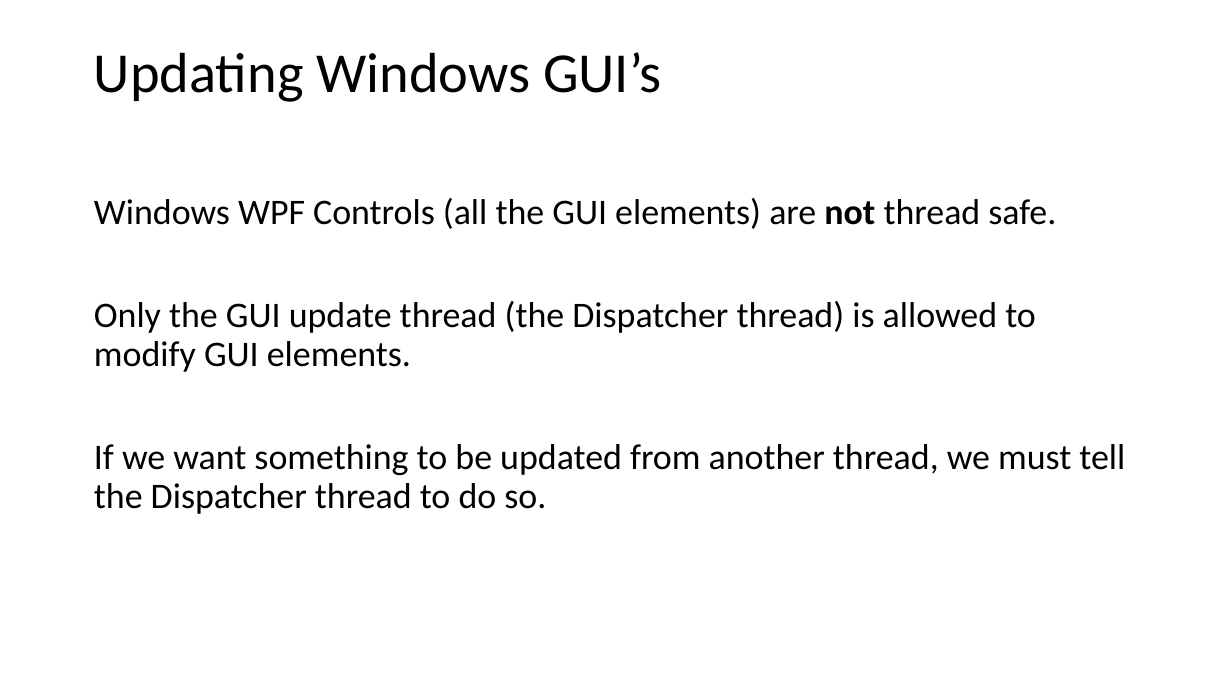
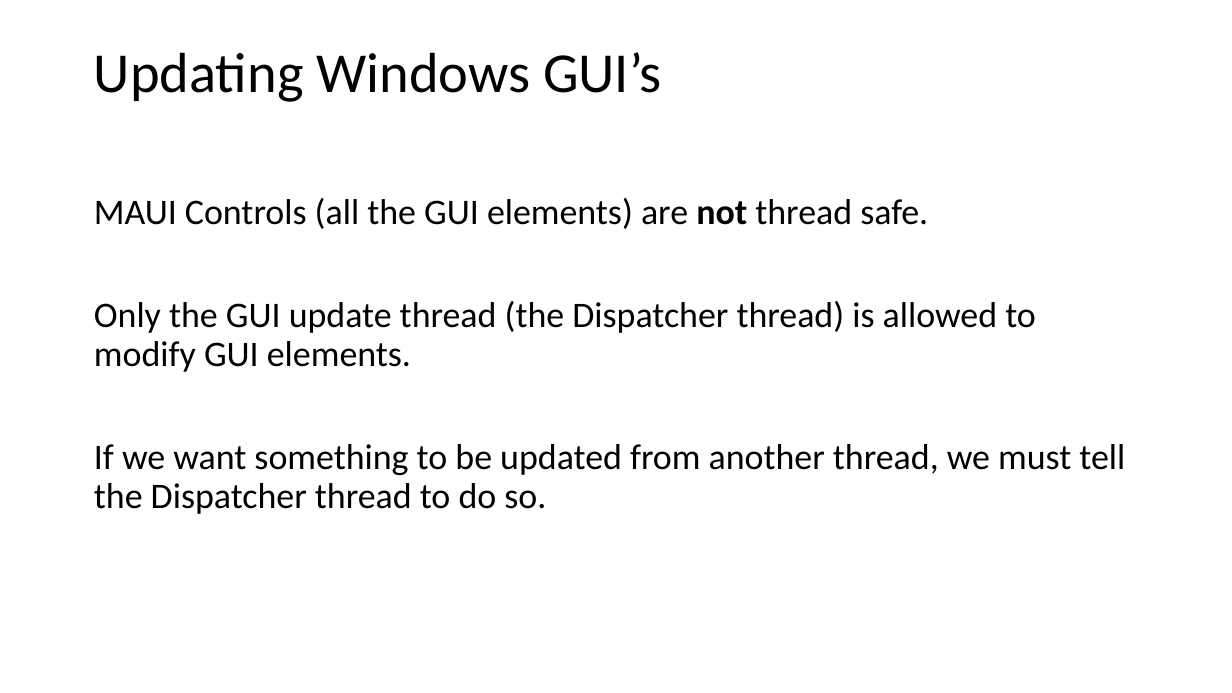
Before and after one commit to codesmurf/st3its3_teaching, a slide deck: slide 21 of 07 Thread Synchronization 1/Thread Synchronization.pptx (slide 18 before the commit). Drawn at 1232x693 pixels with LibreOffice and Linux fonts; fonts in the diff are those of the drawing. Boxes give left, top, right and bottom in pixels: in the first picture for what was removed or moved away, otherwise in the second. Text is boxed around its words. In the diff, an @@ line names an element or a change of style, - is before the commit and + after.

```diff
--- a/07 Thread Synchronization 1/Thread Synchronization.pptx
+++ b/07 Thread Synchronization 1/Thread Synchronization.pptx
@@ text at <box>94,198,928,229</box>: text changed @@
-Windows WPF Controls (all the GUI elements) are not thread safe.
+MAUI Controls (all the GUI elements) are not thread safe.
```
Also in this commit, not shown: 9 other slides changed, 6 slides added, 1 slide removed, 3 other files.
